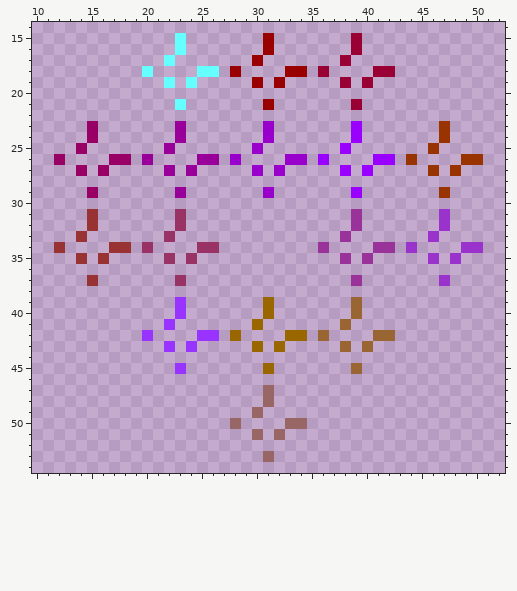
Pixel-art sprite: assets/danceNetwork/dn_albumExplosion3.png. Above is the file before it was changed.
The file is 64x64 pixels. Shown: x 10..52, y 14..54.
New version:
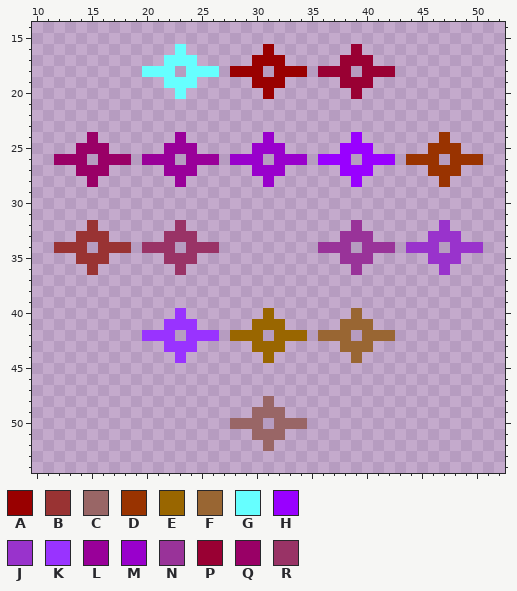
Palette (. is transparent): A #990000  B #993333  C #996666  D #993300  E #996600  F #996633  G #66ffff  H #9900ff  J #9933cc  K #9933ff  L #990099  M #9900cc  N #993399  P #990033  Q #990066  R #993366
The edit:
Changed rows in their new state; - is an unchanged pixel.
first column x 13:
15 ----------.-------.-------.---------
17 ----------GG------AA------PP--------
18 --------GG-G----AA-A----PP-P--------
19 ----------G-------A-------P---------
20 ----------G-------A-------P---------
21 ----------.-------.-------.---------
23 --.-------.-------.-------.-------.-
25 --QQ------LL------MM------HH------DD
26 QQ-Q----LL-L----MM-M----HH-H----DD-D
27 --Q-------L-------M-------H-------D-
28 --Q-------L-------M-------H-------D-
29 --.-------.-------.-------.-------.-
31 --.-------.---------------.-------.-
33 --BB------RR--------------NN------JJ
34 BB-B----RR-R------------NN-N----JJ-J
35 --B-------R---------------N-------J-
36 --B-------R---------------N-------J-
37 --.-------.---------------.-------.-
39 ----------.-------.-------.---------
41 ----------KK------EE------FF--------
42 --------KK-K----EE-E----FF-F--------
43 ----------K-------E-------F---------
44 ----------K-------E-------F---------
45 ----------.-------.-------.---------
47 ------------------.-----------------
49 ------------------CC----------------
50 ----------------CC-C----------------
51 ------------------C-----------------
52 ------------------C-----------------
53 ------------------.-----------------
